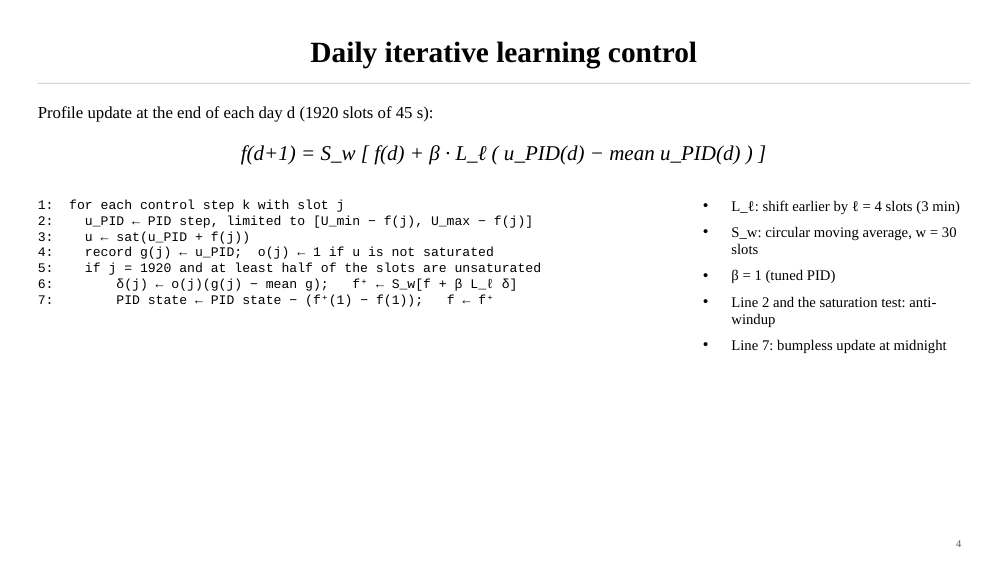
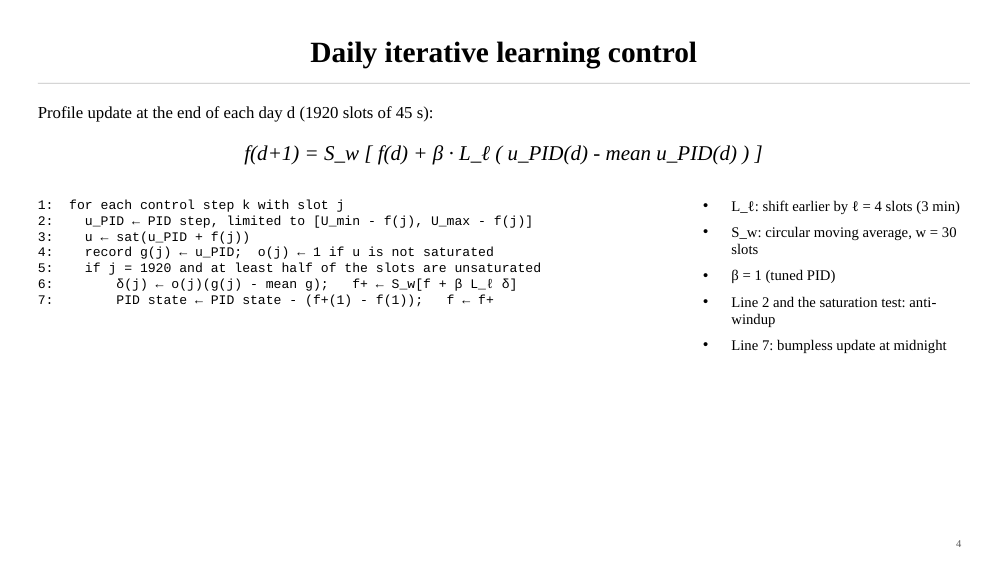
Before and after one commit to Amritha902/water_resource, a slide deck: slide 4 of docs/Paper1_Deck.pptx. Drawn at 1008x567 pixels with LibreOffice and Linux fonts; fonts in the diff are those of the drawing. Boxes give left, top, right and bottom in pixels: in the first picture for what was removed or moved away, otherwise in the second. Text is boxed around its words. In the diff, an @@ line names an element or a change of style, - is before the commit and + after.

```diff
--- a/docs/Paper1_Deck.pptx
+++ b/docs/Paper1_Deck.pptx
@@ text at (x1=244, y1=145, x2=737, y2=165): text changed @@
-f(d+1) = S_w [ f(d) + β · L_ℓ ( u_PID(d) − mean u_PID(d) ) ]
+f(d+1) = S_w [ f(d) + β · L_ℓ ( u_PID(d) - mean u_PID(d) ) ]
@@ text at (x1=85, y1=215, x2=533, y2=228): text changed @@
-2: u_PID ← PID step, limited to [U_min − f(j), U_max − f(j)]
+2: u_PID ← PID step, limited to [U_min - f(j), U_max - f(j)]
@@ text at (x1=116, y1=278, x2=518, y2=307): text changed @@
-6: δ(j) ← o(j)(g(j) − mean g); f⁺ ← S_w[f + β L_ℓ δ]
-7: PID state ← PID state − (f⁺(1) − f(1)); f ← f⁺
+6: δ(j) ← o(j)(g(j) - mean g); f+ ← S_w[f + β L_ℓ δ]
+7: PID state ← PID state - (f+(1) - f(1)); f ← f+
```
Also in this commit, not shown: 5 other slides changed, 19 other files.
